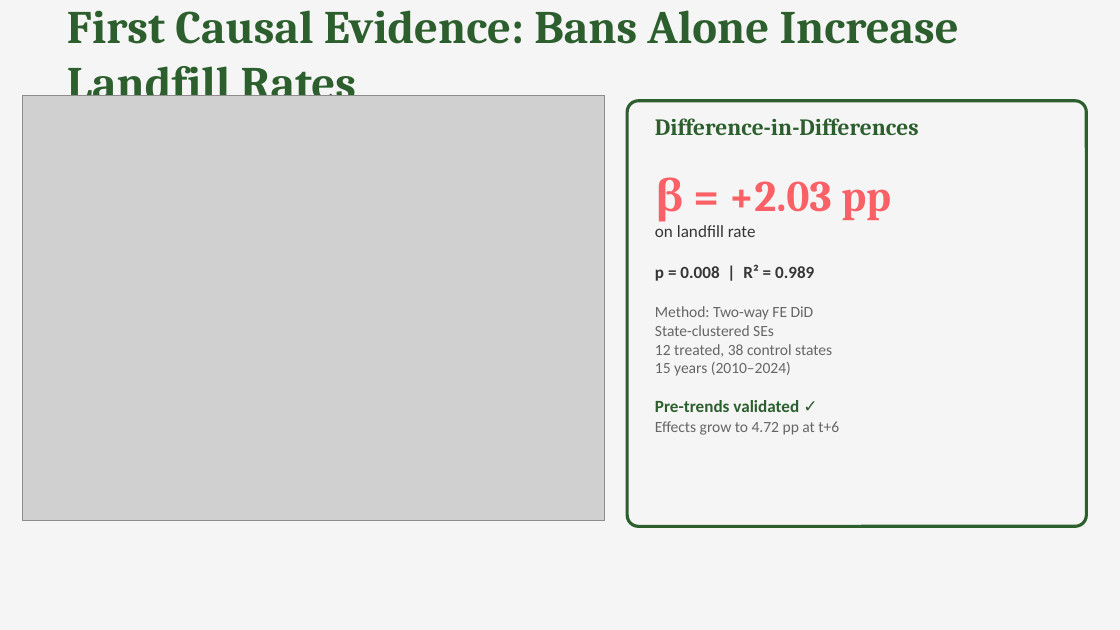
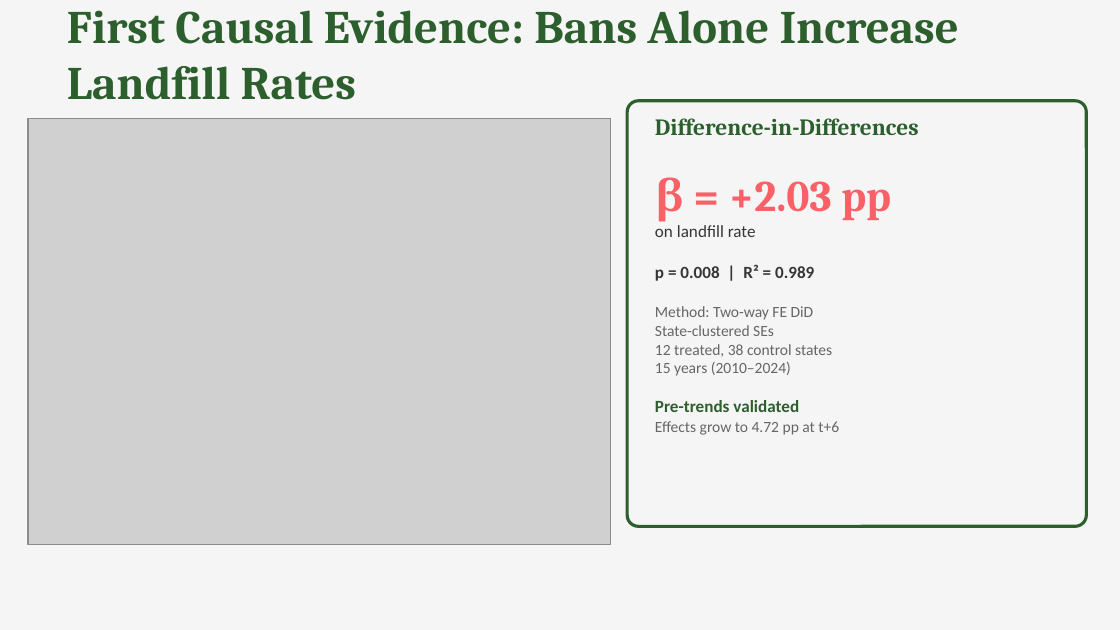
Before and after one commit to Asbetos/Datathon-Spring-2026, a slide deck: slide 12 of outputs/final/presentation.pptx. Drawn at 1120x630 pixels with LibreOffice and Linux fonts; fonts in the diff are those of the drawing; grey boxes stand for pictures. Boxes give left, top, right and bottom in pixels: in the first picture for what was removed or moved away, otherwise in the second. Text is boxed around its words. In the diff, an @@ line names an element or a change of style, - is before the commit and + after.

Commit message:
updated final-ppt

```diff
--- a/outputs/final/presentation.pptx
+++ b/outputs/final/presentation.pptx
@@ picture: place and size @@
-picture at [22, 95, 605, 521]
+picture at [28, 119, 610, 544]
@@ text at [655, 118, 919, 435]: text changed @@
-Difference-in-Differences
-β = +2.03 pp
-on landfill rate
-p = 0.008 | R² = 0.989
-Method: Two-way FE DiD
-State-clustered SEs
-12 treated, 38 control states
-15 years (2010–2024)
-Pre-trends validated ✓
-Effects grow to 4.72 pp at t+6
+Difference-in-Differences
+β = +2.03 pp
+on landfill rate
+p = 0.008 | R² = 0.989
+Method: Two-way FE DiD
+State-clustered SEs
+12 treated, 38 control states
+15 years (2010–2024)
+Pre-trends validated
+Effects grow to 4.72 pp at t+6
```
Also in this commit, not shown: 10 other slides changed.
